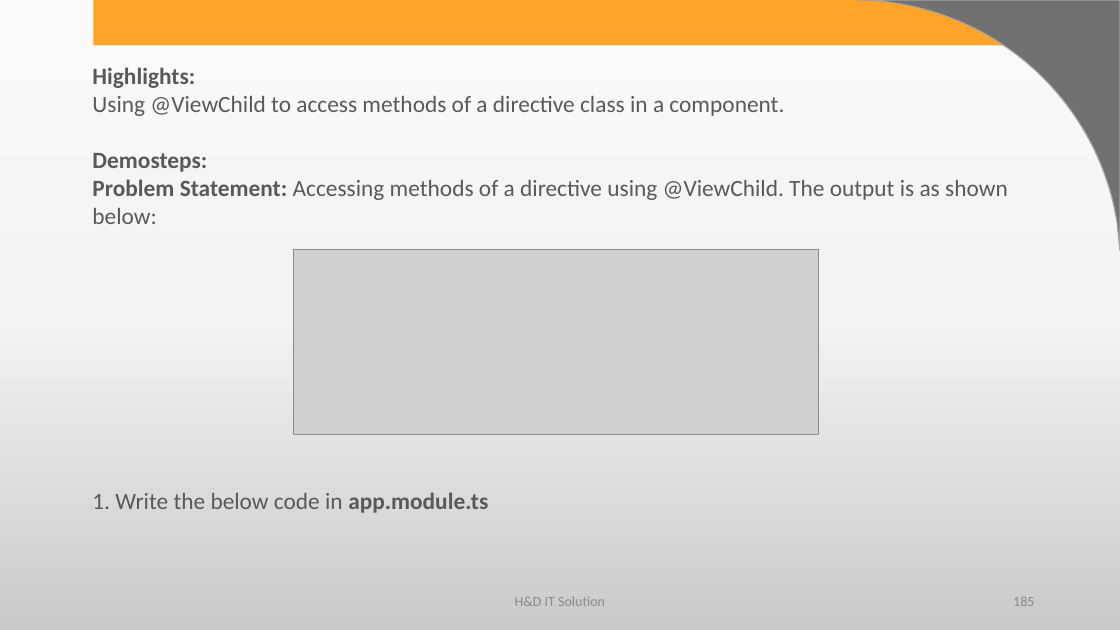
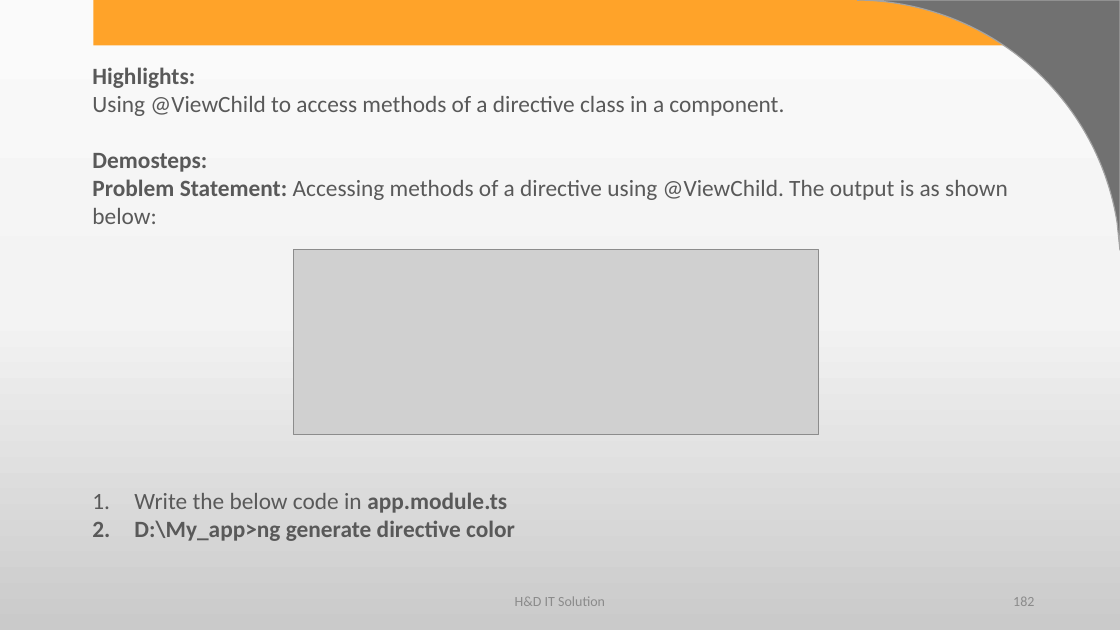
Before and after one commit to harshadasawant/infiniteAngular, a slide deck: slide 182 of ppt/ANGULAR.pptx (slide 185 before the commit). Drawn at 1120x630 pixels with LibreOffice and Linux fonts; fonts in the diff are those of the drawing; grey boxes stand for pictures; background and template pictures are left out. Boxes give left, top, right and bottom in pixels: in the first picture for what was removed or moved away, otherwise in the second. Text is boxed around its words. In the diff, an @@ line names an element or a change of style, - is before the commit and + after.

Commit message:
template ref and directive with @viewChild

```diff
--- a/ppt/ANGULAR.pptx
+++ b/ppt/ANGULAR.pptx
@@ text at box(134, 492, 515, 541): text changed; bold on @@
-1. Write the below code in app.module.ts
+1. Write the below code in app.module.ts
+2. D:\My_app>ng generate directive color
@@ page number at box(1013, 597, 1034, 606): text changed @@
-185
+182
```
Also in this commit, not shown: 2 other slides changed, 3 slides removed, 5 other files.
